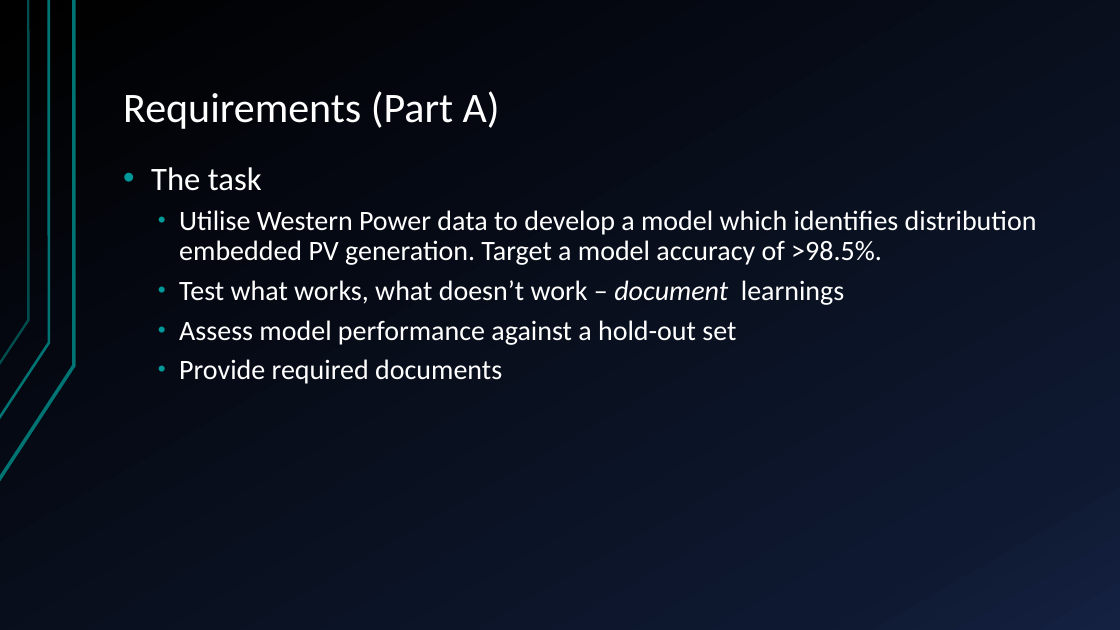
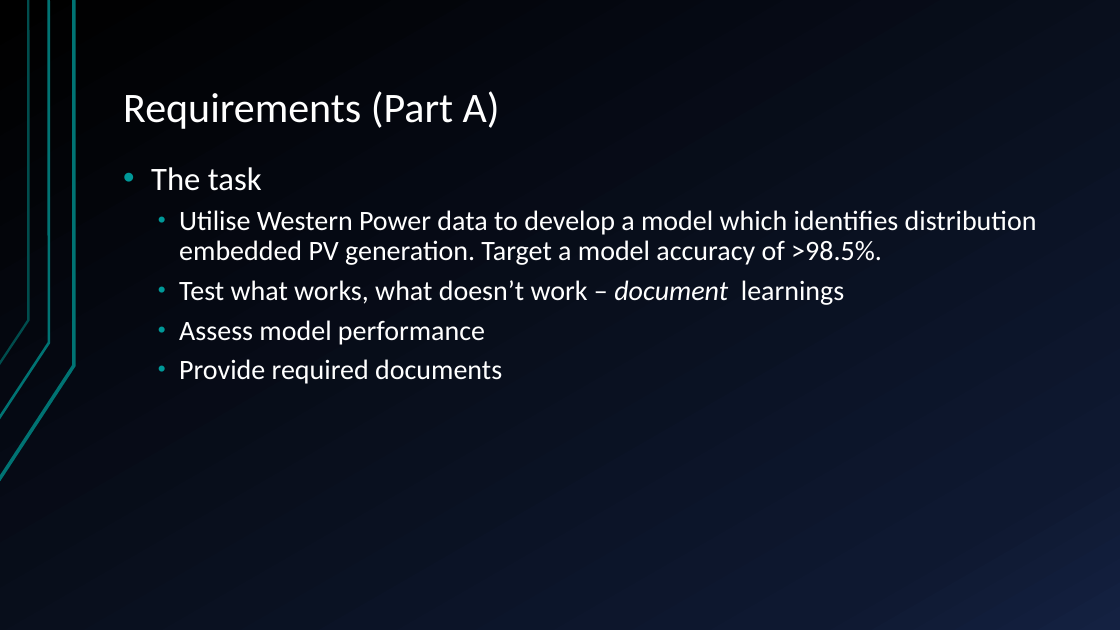
Before and after one commit to sofiary/teamunicornn, a slide deck: slide 11 of Western Power Hack-a-Gig Presentation.pptx. Drawn at 1120x630 pixels with LibreOffice and Linux fonts; fonts in the diff are those of the drawing. Boxes give left, top, right and bottom in pixels: in the first picture for what was removed or moved away, otherwise in the second. Text is boxed around its words. In the diff, an @@ line names an element or a change of style, - is before the commit and + after.

```diff
--- a/Western Power Hack-a-Gig Presentation.pptx
+++ b/Western Power Hack-a-Gig Presentation.pptx
@@ text at [179,320,485,345]: text changed @@
-  • Assess model performance against a hold-out set
+  • Assess model performance
```
Also in this commit, not shown: 5 other slides changed, 2 slides added.
